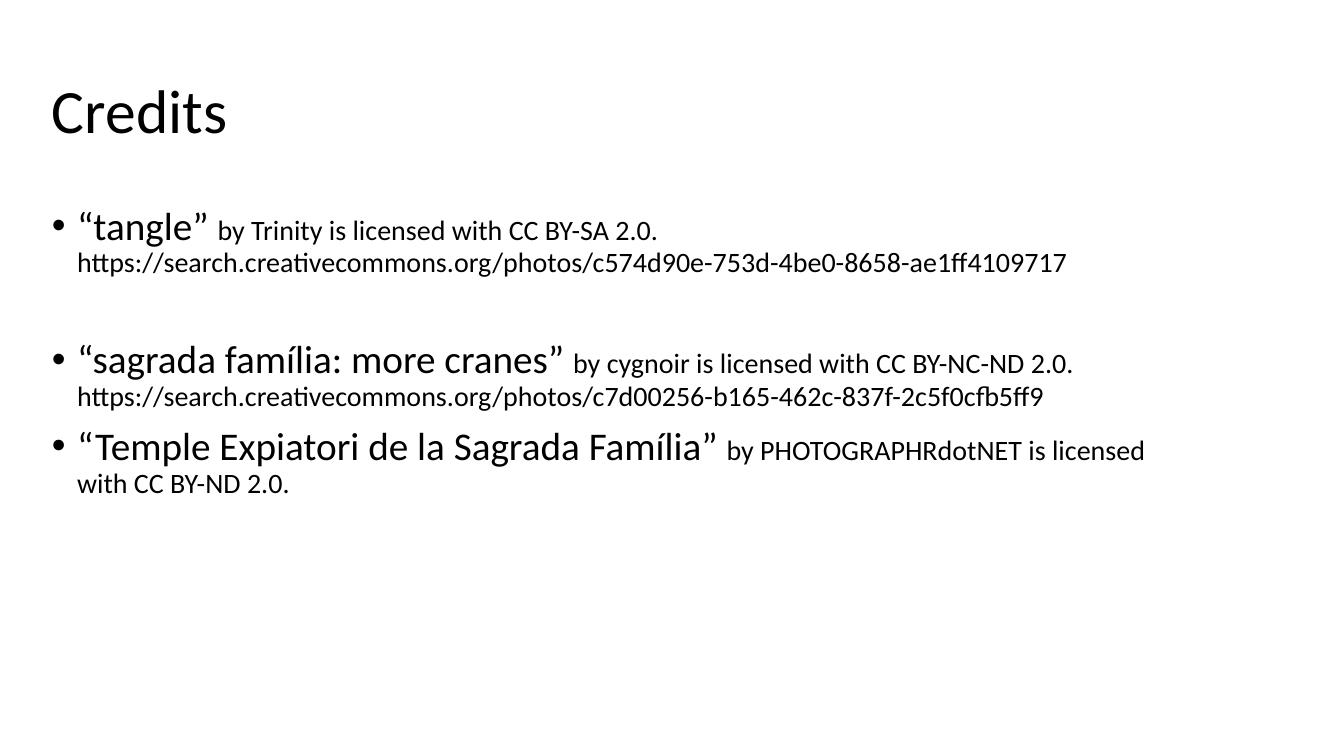
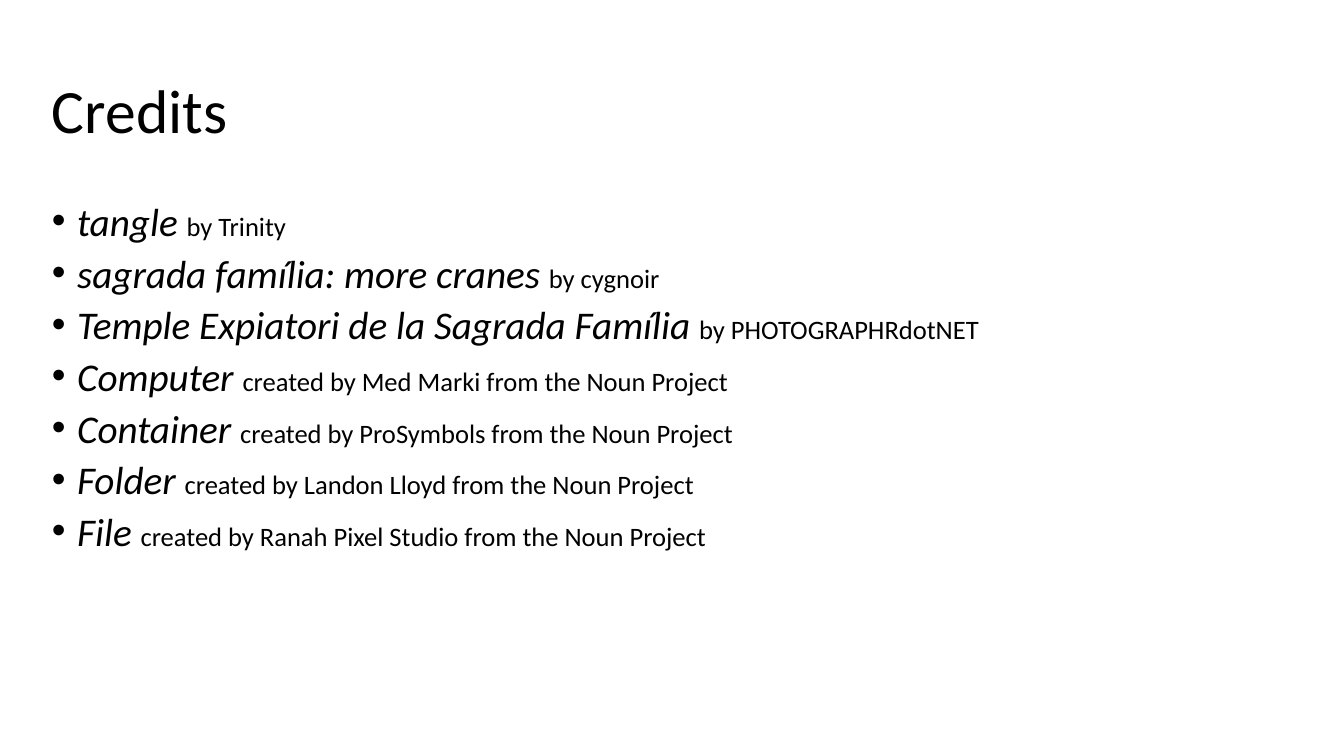
Before and after one commit to hardyoyo/code4lib2021-workshop, a slide deck: slide 32 of LearningAsWeGo-DecomposingDevEnvironmentsWithLando.pptx. Drawn at 1344x756 pixels with LibreOffice and Linux fonts; fonts in the diff are those of the drawing; background and template pictures are left out. Boxes give left, top, right and bottom in pixels: in the first picture for what was removed or moved away, otherwise in the second. Text is boxed around its words. In the diff, an @@ line names an element or a change of style, - is before the commit and + after.

Commit message:
Clean up credits slide

```diff
--- a/LearningAsWeGo-DecomposingDevEnvironmentsWithLando.pptx
+++ b/LearningAsWeGo-DecomposingDevEnvironmentsWithLando.pptx
@@ text at (x1=77, y1=208, x2=979, y2=551): text changed; size 20 to 19 pt @@
-• “tangle” by Trinity is licensed with CC BY-SA 2.0.
-  https://search.creativecommons.org/photos/c574d90e-753d-4be0-8658-ae1ff4109717
-• “sagrada família: more cranes” by cygnoir is licensed with CC BY-NC-ND 2.0.
-  https://search.creativecommons.org/photos/c7d00256-b165-462c-837f-2c5f0cfb5ff9
-• “Temple Expiatori de la Sagrada Família” by PHOTOGRAPHRdotNET is licensed with CC BY-ND 2.0.
+• tangle by Trinity
+• sagrada família: more cranes by cygnoir
+• Temple Expiatori de la Sagrada Família by PHOTOGRAPHRdotNET
+• Computer created by Med Marki from the Noun Project
+• Container created by ProSymbols from the Noun Project
+• Folder created by Landon Lloyd from the Noun Project
+• File created by Ranah Pixel Studio from the Noun Project
```
Also in this commit, not shown: 1 other slide changed.
